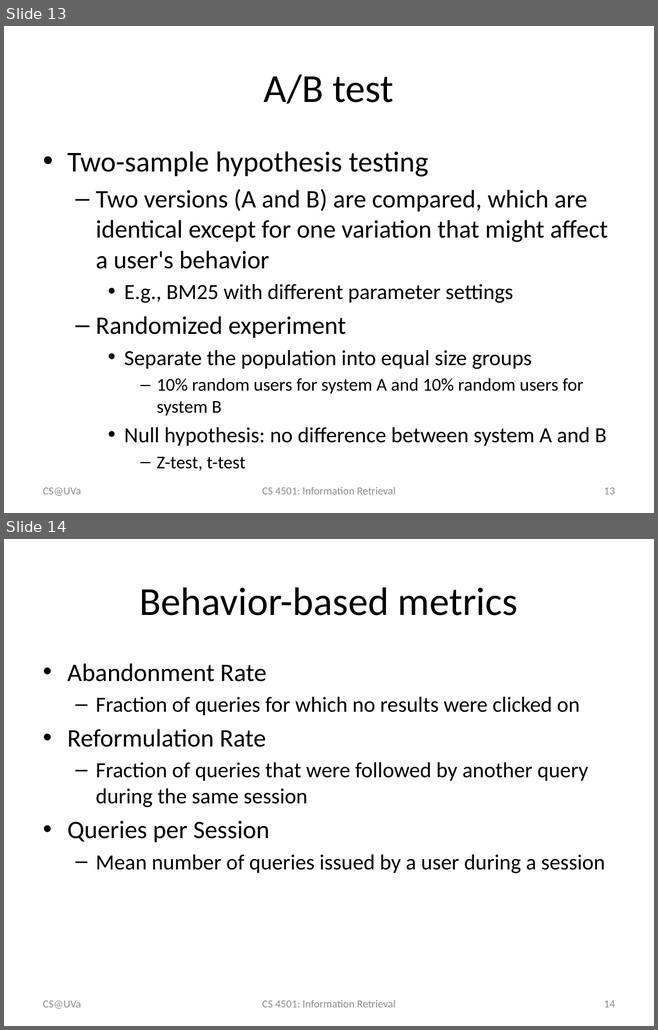
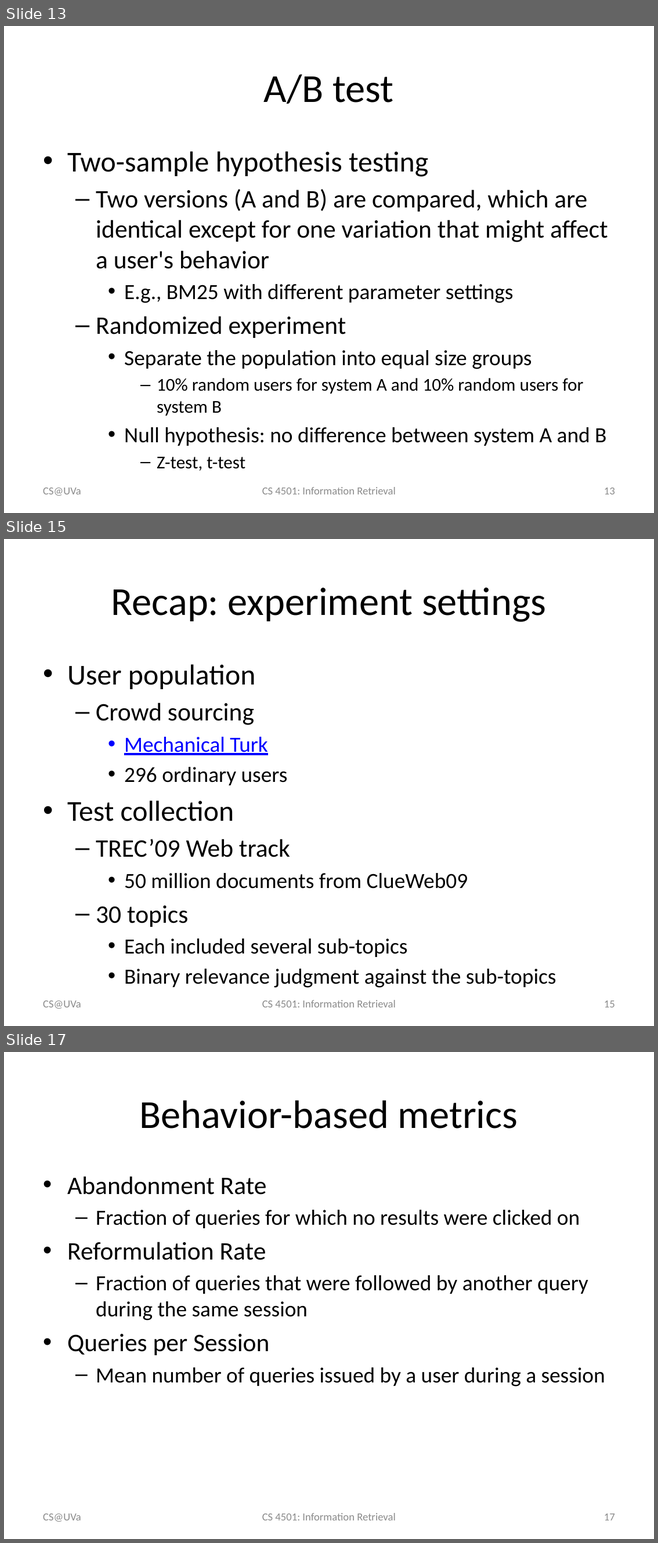
Before and after one commit to wang296/IR2015, a slide deck: docs/Modern Retrieval Evaluations.pptx. Shown one above the other, each under a label of ours: slides 13 and 14 before the commit, slides 13, 15 and 17 after it; the slides between them are not shown. The pictures are 658x1030 and 658x1543 pixels, drawn with LibreOffice and Linux fonts; fonts in the diff are those of the drawing. Boxes give left, top, right and bottom in pixels: in the first picture for what was removed or moved away, otherwise in the second. Text is boxed around its words. In the diff, an @@ line names an element or a change of style, - is before the commit and + after.

Commit message:
relevance feedback

```diff
--- a/docs/Modern Retrieval Evaluations.pptx
+++ b/docs/Modern Retrieval Evaluations.pptx
@@ slide 15 added at bbox=[4, 539, 654, 1026], background #FFFFFF @@
@@ title added at bbox=[111, 587, 546, 622], 44 pt, text #000000 @@
+Recap: experiment settings
@@ text added at bbox=[67, 664, 556, 988], 24 pt, text #000000 @@
+• User population
+  – Crowd sourcing
+    • Mechanical Turk
+    • 296 ordinary users
+• Test collection
+  – TREC’09 Web track
+    • 50 million documents from ClueWeb09
+  – 30 topics
+    • Each included several sub-topics
+    • Binary relevance judgment against the sub-topics
@@ text added at bbox=[43, 1001, 81, 1009], 12 pt, text #8C8C8C @@
+CS@UVa
@@ text added at bbox=[262, 1000, 395, 1008], 12 pt, text #8C8C8C @@
+CS 4501: Information Retrieval
@@ page number added at bbox=[604, 1001, 615, 1008], 12 pt, text #8C8C8C @@
+15
@@ what was slide 14 is now slide 17 @@
@@ page number at bbox=[604, 1514, 615, 1521]: text changed @@
-14
+17
```
Also in this commit, not shown: 2 slides changed, 9 other slides added, 7 other files.
